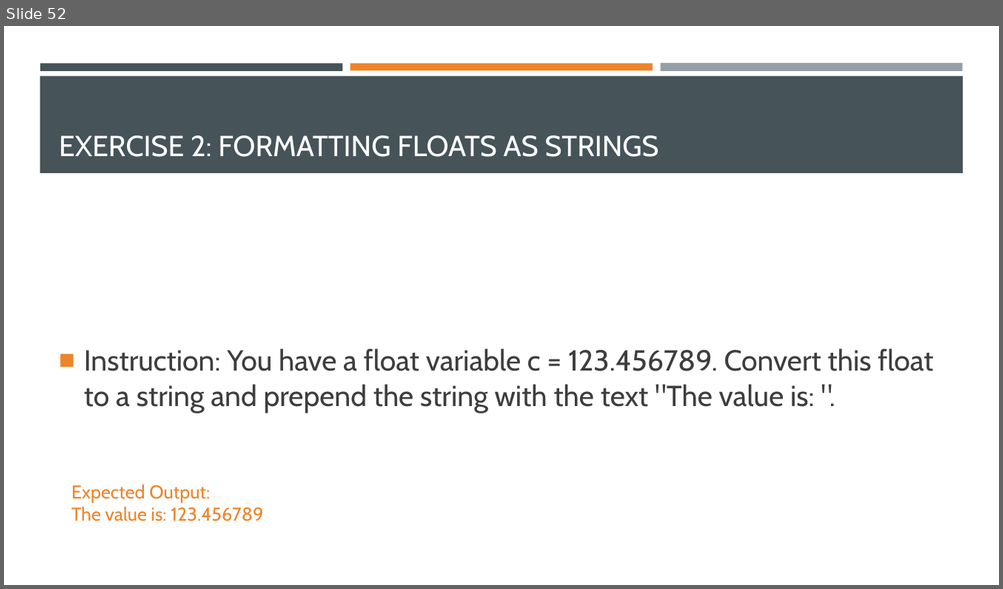
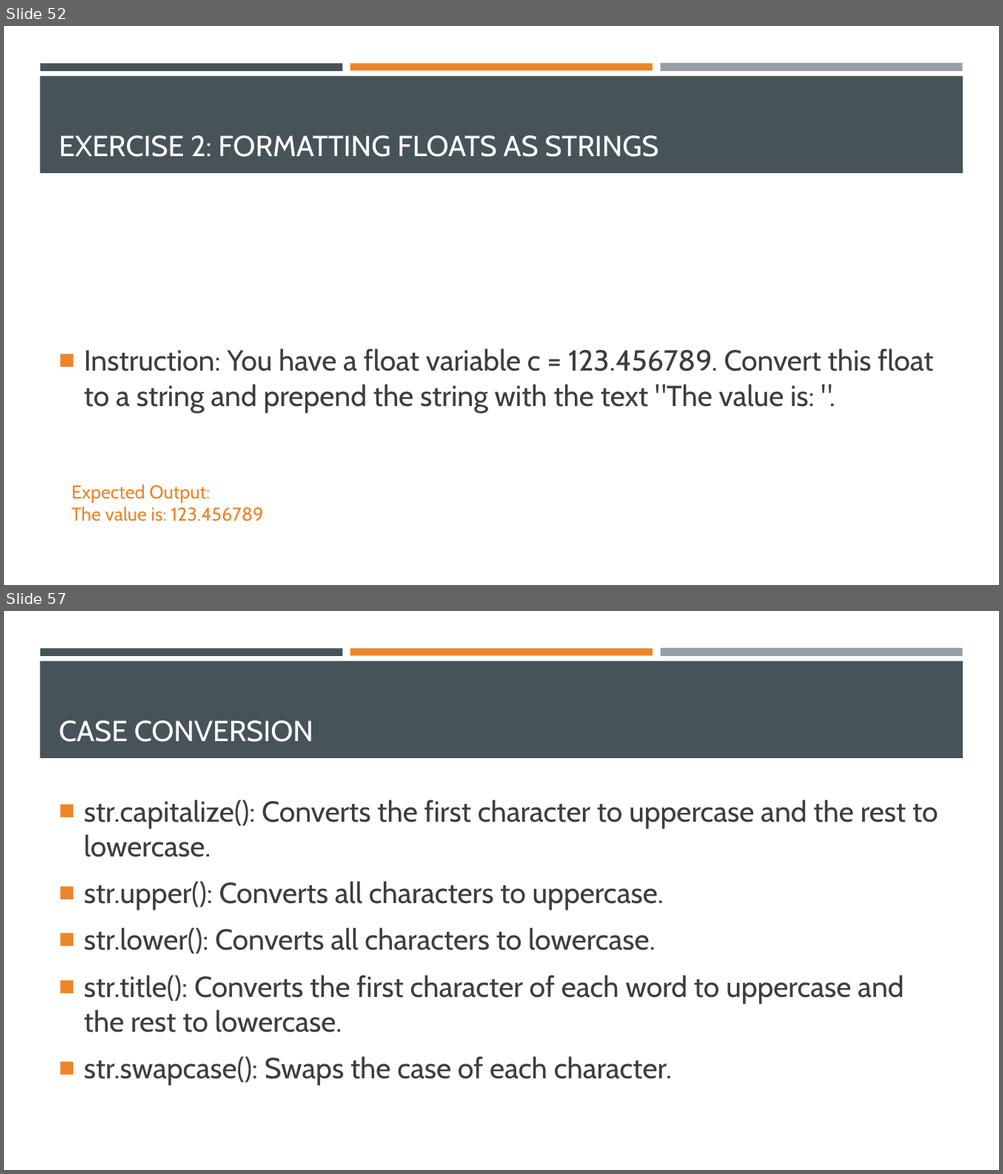
Before and after one commit to Ghost0396/iot, a slide deck: python/Python 3.pptx. Shown one above the other, each under a label of ours: slide 52 before the commit, slides 52 and 57 after it; the slides between them are not shown. The pictures are 1003x589 and 1003x1174 pixels, drawn with LibreOffice and Linux fonts; fonts in the diff are those of the drawing. Boxes give left, top, right and bottom in pixels: in the first picture for what was removed or moved away, otherwise in the second. Text is boxed around its words. In the diff, an @@ line names an element or a change of style, - is before the commit and + after.

```diff
--- a/python/Python 3.pptx
+++ b/python/Python 3.pptx
@@ slide 57 added at box(4, 611, 999, 1170), background #FFFFFF; not listed: 4 template elements that a slide beside it also shows @@
@@ title added at box(59, 721, 313, 742), 28 pt, text #FFFFFF @@
+CASE CONVERSION
@@ text added at box(84, 800, 938, 1086), 28 pt, text #3D3D3D @@
+■ str.capitalize(): Converts the first character to uppercase and the rest to lowercase.
+■ str.upper(): Converts all characters to uppercase.
+■ str.lower(): Converts all characters to lowercase.
+■ str.title(): Converts the first character of each word to uppercase and the rest to lowercase.
+■ str.swapcase(): Swaps the case of each character.
```
Also in this commit, not shown: 16 other slides added, 1 slide removed, 5 other files.
